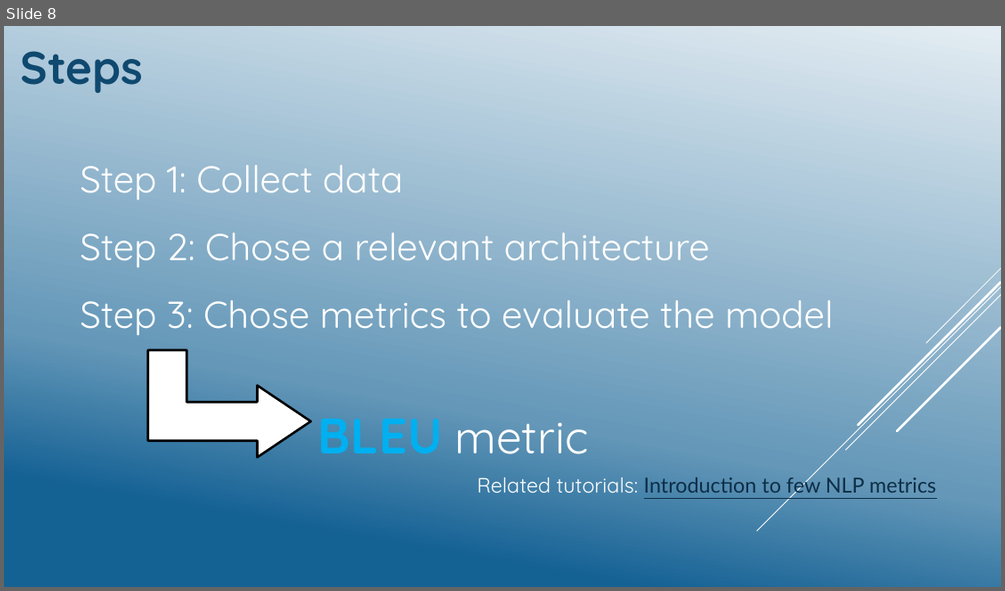
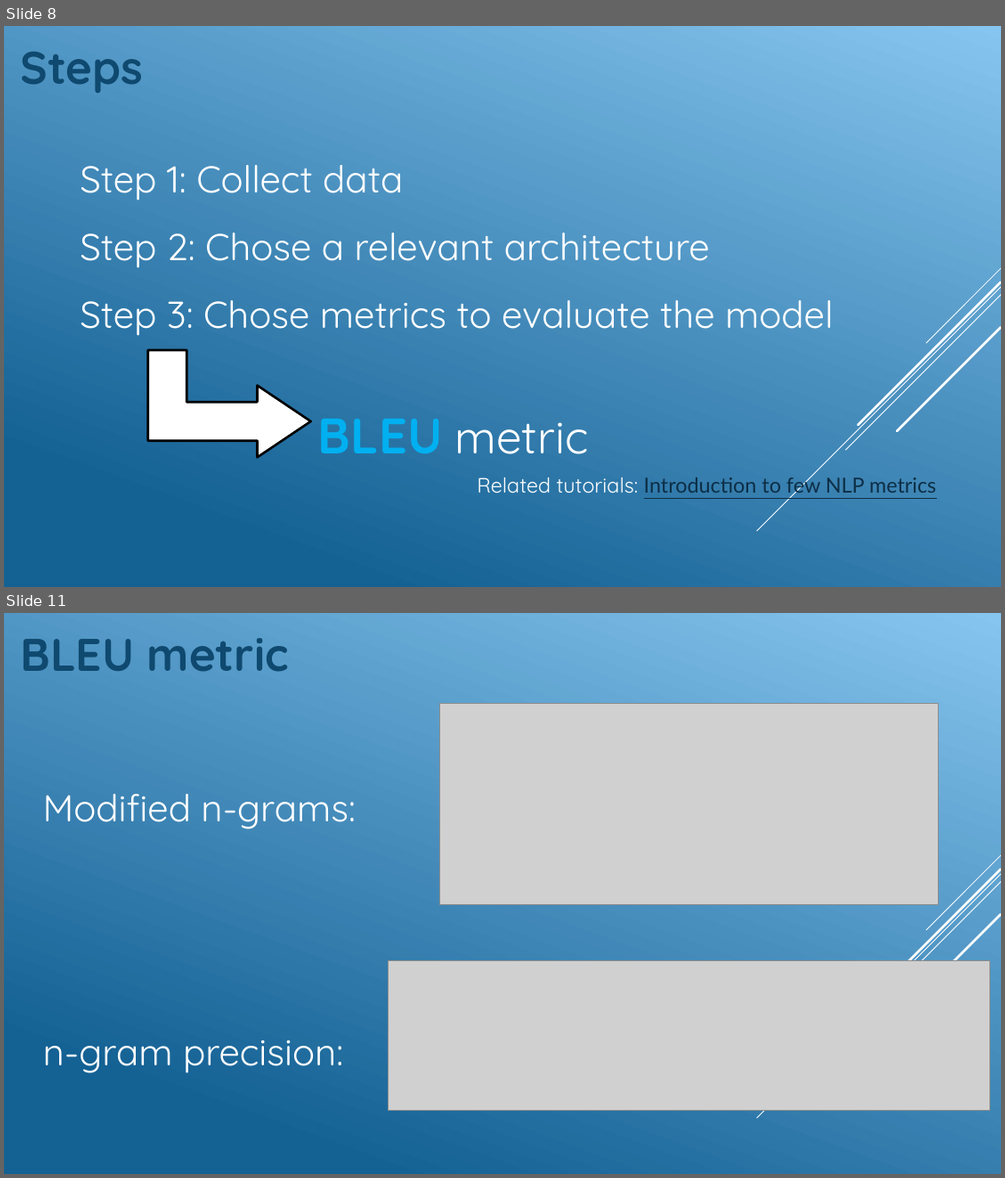
Before and after one commit to GeckSpy/IPdf2Latex, a slide deck: Presentation/Final presentation.pptx. Shown one above the other, each under a label of ours: slide 8 before the commit, slides 8 and 11 after it; the slides between them are not shown. The pictures are 1005x591 and 1005x1178 pixels, drawn with LibreOffice and Linux fonts; fonts in the diff are those of the drawing; grey boxes stand for pictures. Boxes give left, top, right and bottom in pixels: in the first picture for what was removed or moved away, otherwise in the second. Text is boxed around its words. In the diff, an @@ line names an element or a change of style, - is before the commit and + after.

```diff
--- a/Presentation/Final presentation.pptx
+++ b/Presentation/Final presentation.pptx
@@ slide 11 added at [4,613,1001,1174], background gradient #86C5EF to #146194; not listed: 5 template elements that a slide beside it also shows @@
@@ text added at [20,638,289,672], 44 pt, text #0F496F, bold @@
+BLEU metric
@@ picture added at [439,704,938,904] @@
@@ text added at [43,794,356,829], 36 pt, text #FFFFFF @@
+Modified n-grams:
@@ picture added at [388,961,989,1111] @@
@@ text added at [43,1040,343,1073], 36 pt, text #FFFFFF @@
+n-gram precision:
@@ slide 8 changed as well @@
@@ background gradient #E4EDF3 to #6497B8 to #146194 to gradient #86C5EF to #146194 @@
```
Also in this commit, not shown: 16 other slides changed, 3 other slides added, 1 slide removed.
